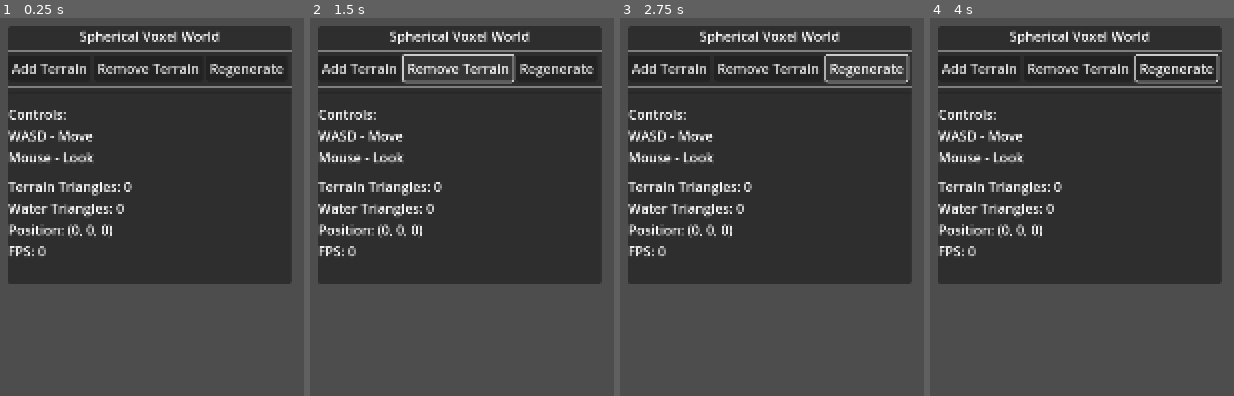
Above: before the commit, frames 1-4 (left to right).
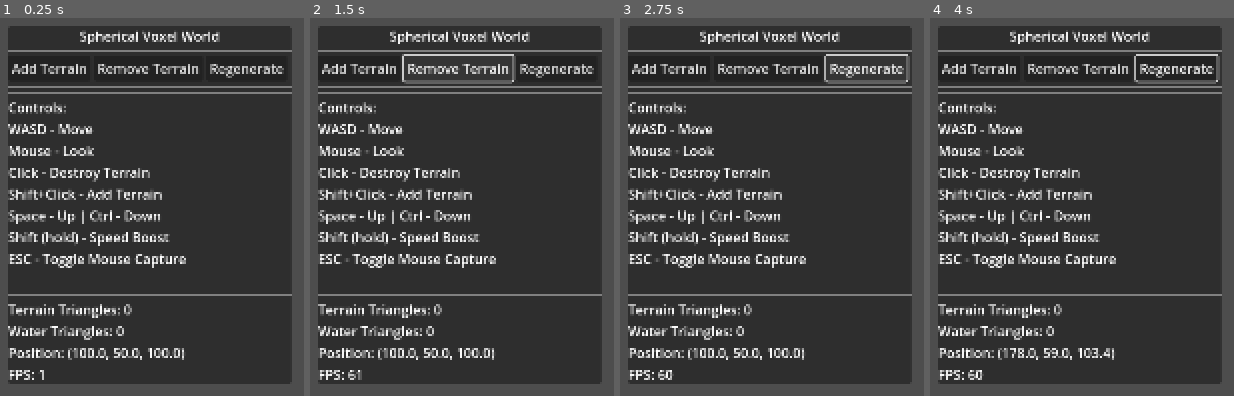
Above: after the commit, the same moments.

Repository: lmf-git/voxelworld
Game: Godot game, scene res://scenes/Main.tscn
Two runs of this game, one before a commit and one after it. Both use one fixed random seed, a clock stepped at 60 frames per second and the inputs below.
Inputs (mouse positions are in pixels of both pictures, inside the frame that each line leads up to):
- Up to frame 1 (0.25 s): no input
- Up to frame 2 (1.5 s): click "Add Terrain" at 0.5 s; click "Remove Terrain" at 1.25 s
- Up to frame 3 (2.75 s): click "Regenerate" at 2 s
- Up to frame 4 (4 s): tap Enter at 2.75 s; move the mouse to (outside the picture) at 2.77 s; hold D (move_right) 2.78-3.53 s; hold Shift (speed_boost) 2.78-3.53 s; click (outside the picture) at 2.92 s; tap Space (move_up) at 3.5 s; move the mouse to (outside the picture) at 3.52 s; hold S (move_back) from 3.53 s (still down); tap Shift (speed_boost) at 3.6 s

The runs differ from the first frame. In frame 1, 32% of the frame differs, in the area x 2-97%, y 19-97%; in frame 2, 32%; in frame 3, 32%; in frame 4, 32%.
Error before the commit: Parse Error: Expected expression after "/" operator. (res://scripts/SphericalVoxelWorld.gd:147)

Commit message:
Fix integer division syntax error in chunk center calculation
- Replace unsupported // operator with explicit division
- Extract half_chunk as separate variable for clarity
- Fixes line 147 syntax error: 'Expected expression after / operator'

Diff:
--- a/scripts/SphericalVoxelWorld.gd
+++ b/scripts/SphericalVoxelWorld.gd
@@ -144,7 +144,8 @@
 				chunk.initialize(chunk_pos, voxel_offset)
 
 				# Calculate chunk center in world space
-				var chunk_center_voxel: Vector3i = voxel_offset + Vector3i(_chunk_size // 2, _chunk_size // 2, _chunk_size // 2)
+				var half_chunk: int = _chunk_size / 2
+				var chunk_center_voxel: Vector3i = voxel_offset + Vector3i(half_chunk, half_chunk, half_chunk)
 				var chunk_center_world: Vector3 = voxel_to_world(chunk_center_voxel.x, chunk_center_voxel.y, chunk_center_voxel.z)
 				chunk.global_position = chunk_center_world
 
